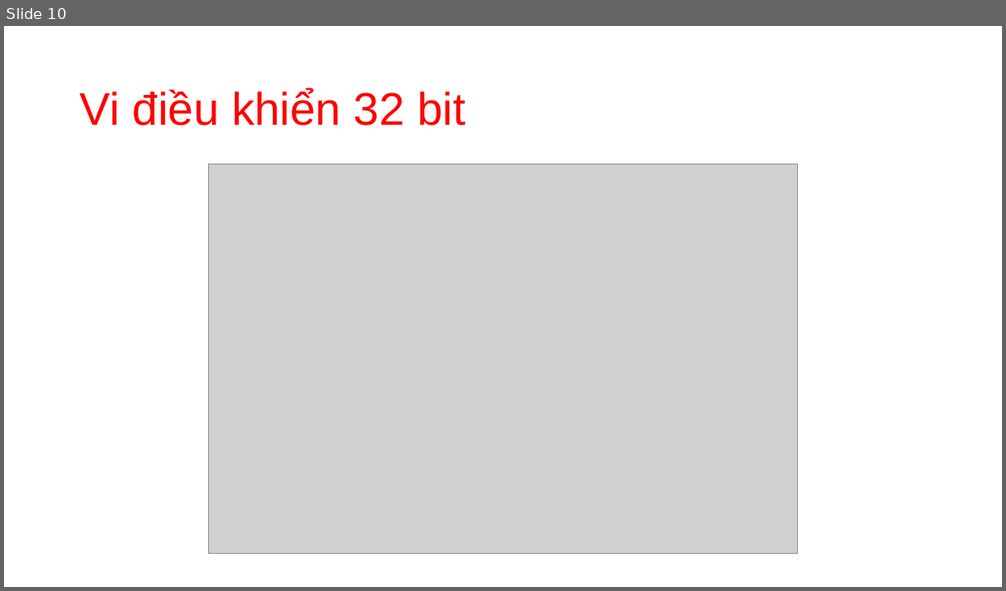
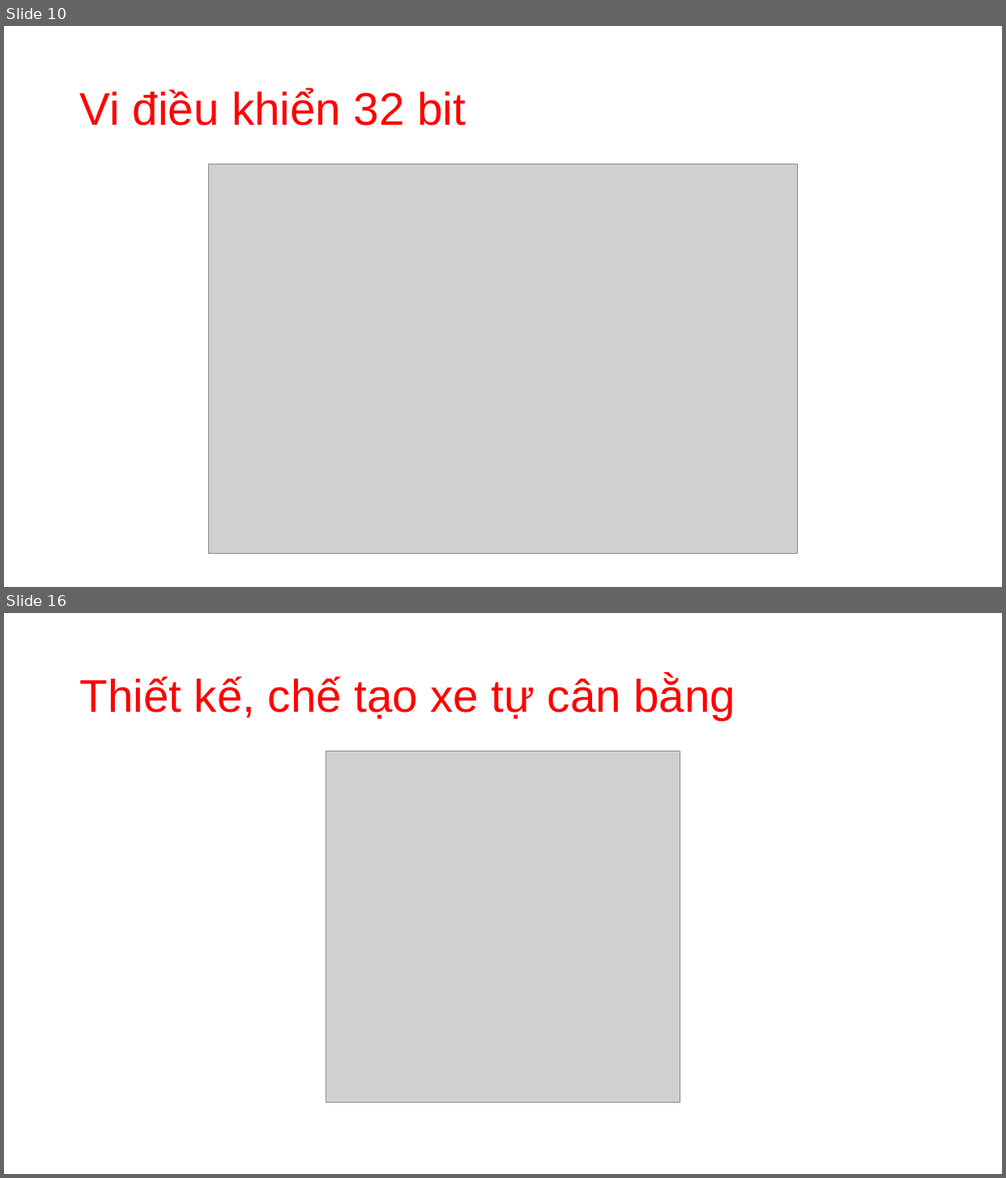
Before and after one commit to thanh-pt/GraduationThesis, a slide deck: Slide/GraduationThesisSlide.pptx. Shown one above the other, each under a label of ours: slide 10 before the commit, slides 10 and 16 after it; the slides between them are not shown. The pictures are 1006x591 and 1006x1178 pixels, drawn with LibreOffice and Linux fonts; fonts in the diff are those of the drawing; grey boxes stand for pictures. Boxes give left, top, right and bottom in pixels: in the first picture for what was removed or moved away, otherwise in the second. Text is boxed around its words. In the diff, an @@ line names an element or a change of style, - is before the commit and + after.

```diff
--- a/Slide/GraduationThesisSlide.pptx
+++ b/Slide/GraduationThesisSlide.pptx
@@ slide 16 added at bbox=[4, 613, 1002, 1174], background #FFFFFF @@
@@ title added at bbox=[80, 675, 736, 720], 44 pt, text #FF0000 @@
+Thiết kế, chế tạo xe tự cân bằng
@@ picture added at bbox=[326, 752, 681, 1103] @@
```
Also in this commit, not shown: 2 slides changed, 7 other slides added.
